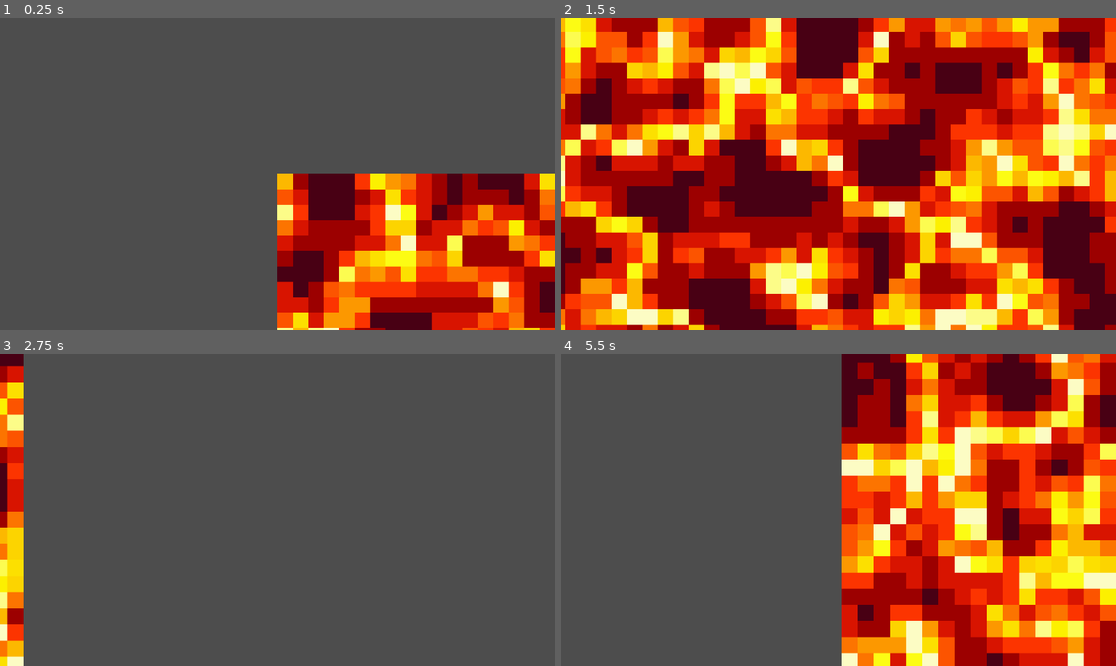
Above: before the commit, frames 1-4 (two rows, left to right).
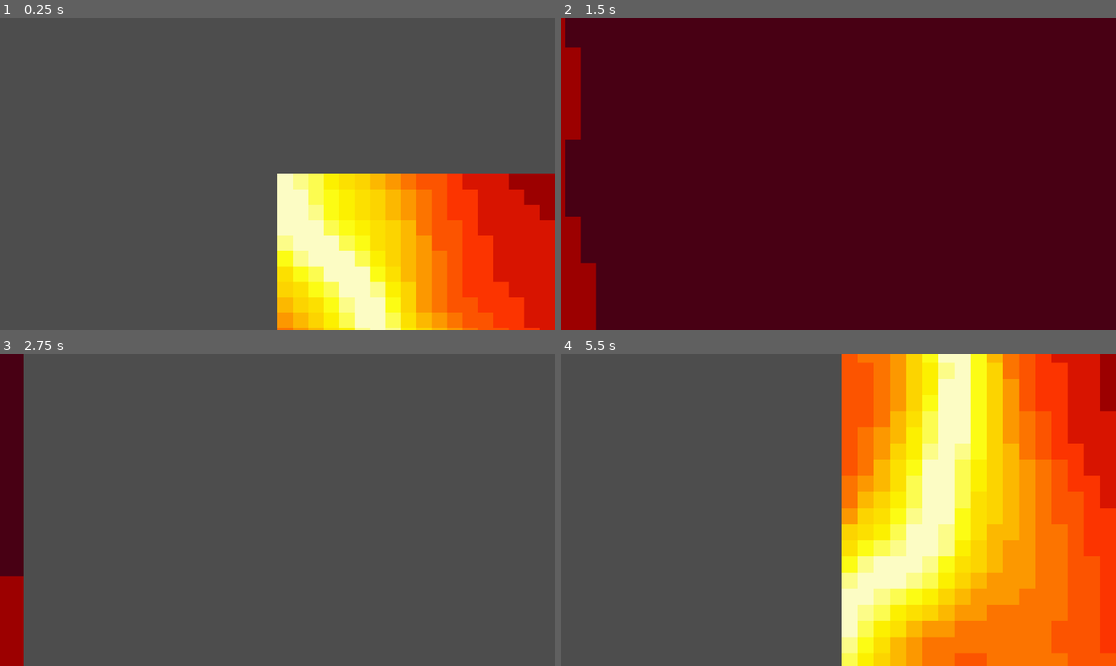
Above: after the commit, the same moments.

Repository: bingecraft-net/sandbox
Game: Godot game, scene res://scenes/game.tscn
Two runs of this game, one before a commit and one after it. Both use one fixed random seed, a clock stepped at 60 frames per second and the inputs below.
Inputs:
- Up to frame 1 (0.25 s): no input
- Up to frame 2 (1.5 s): hold Right (ui_right) 0.53-1.28 s; tap Z (zoom in) at 0.6 s; hold Down (ui_down) from 1.28 s (still down); tap X (zoom out) at 1.35 s
- Up to frame 3 (2.75 s): release Down (ui_down) at 2.03 s; hold Right (ui_right) from 2.03 s (still down); tap Z (zoom in) at 2.1 s
- Up to frame 4 (5.5 s): release Right (ui_right) at 2.78 s; hold Up (ui_up) 2.78-3.53 s; tap X (zoom out) at 2.85, 4.35 s; tap Enter at 3.5 s; hold Left (ui_left) 3.53-5.03 s; tap Z (zoom in) at 3.6, 5.1 s; hold Down (ui_down) from 5.03 s (still down)

The runs differ from the first frame. In frame 1, 23% of the frame differs, in the area x 49-100%, y 49-100%; in frame 2, 81%, in the area x 0-100%, y 0-100%; in frame 3, 3.8%; in frame 4, 46%.

Commit message:
zoom noise

Diff:
--- a/scenes/game.tscn
+++ b/scenes/game.tscn
@@ -5,7 +5,7 @@
 [ext_resource type="PackedScene" uid="uid://1b62wt0iucbm" path="res://scenes/character.tscn" id="2_lnu2h"]
 
 [sub_resource type="FastNoiseLite" id="FastNoiseLite_0e48y"]
-frequency = 0.08
+frequency = 0.005
 
 [sub_resource type="TileSetAtlasSource" id="TileSetAtlasSource_epypp"]
 texture = ExtResource("2_feb5d")
